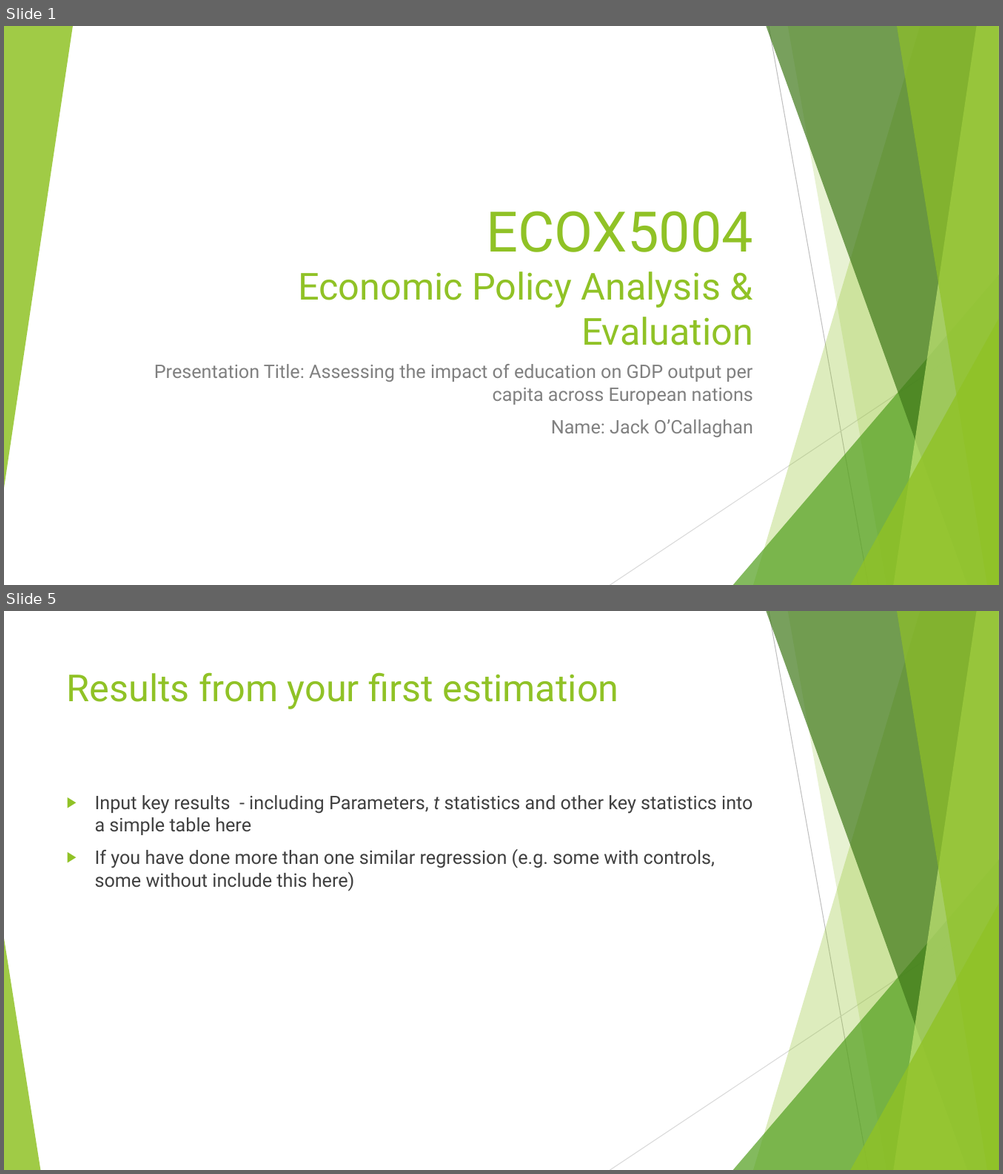
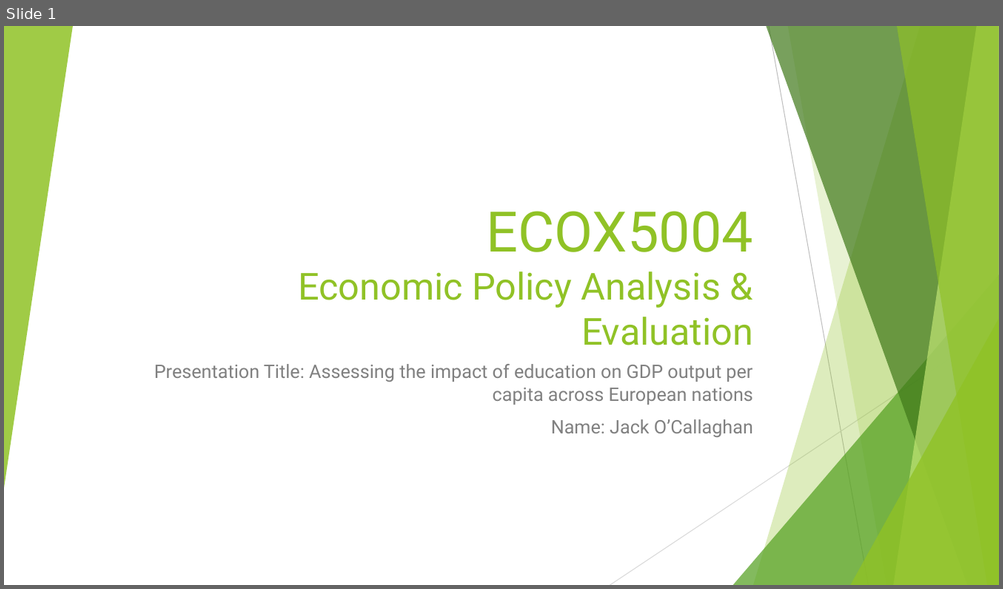
Before and after one commit to jack-n-ocallaghan/ecox-5004-analysis, a slide deck: ECOX5004 Pres 2 Proforma Slides - Jack O'Callaghan.pptx. Shown one above the other, each under a label of ours: slides 1 and 5 before the commit, slide 1 after it; the slides between them are not shown. The pictures are 1003x1174 and 1003x589 pixels, drawn with LibreOffice and Linux fonts; fonts in the diff are those of the drawing. Boxes give left, top, right and bottom in pixels: in the first picture for what was removed or moved away, otherwise in the second. Text is boxed around its words. In the diff, an @@ line names an element or a change of style, - is before the commit and + after.

```diff
--- a/ECOX5004 Pres 2 Proforma Slides - Jack O'Callaghan.pptx
+++ b/ECOX5004 Pres 2 Proforma Slides - Jack O'Callaghan.pptx
@@ slide 5 removed at <box>4,611,999,1170</box>, background #FFFFFF; not listed: 9 template elements that a slide beside it also shows @@
@@ title removed at <box>67,672,618,709</box> @@
-Results from your first estimation
@@ text removed at <box>95,795,752,891</box> @@
-▶ Input key results - including Parameters, t statistics and other key statistics into a simple table here
-▶ If you have done more than one similar regression (e.g. some with controls, some without include this here)
@@ triangle removed at <box>4,939,40,1170</box> @@
```
Also in this commit, not shown: 4 slides changed, 4 slides added, 2 other slides removed, 3 other files.
